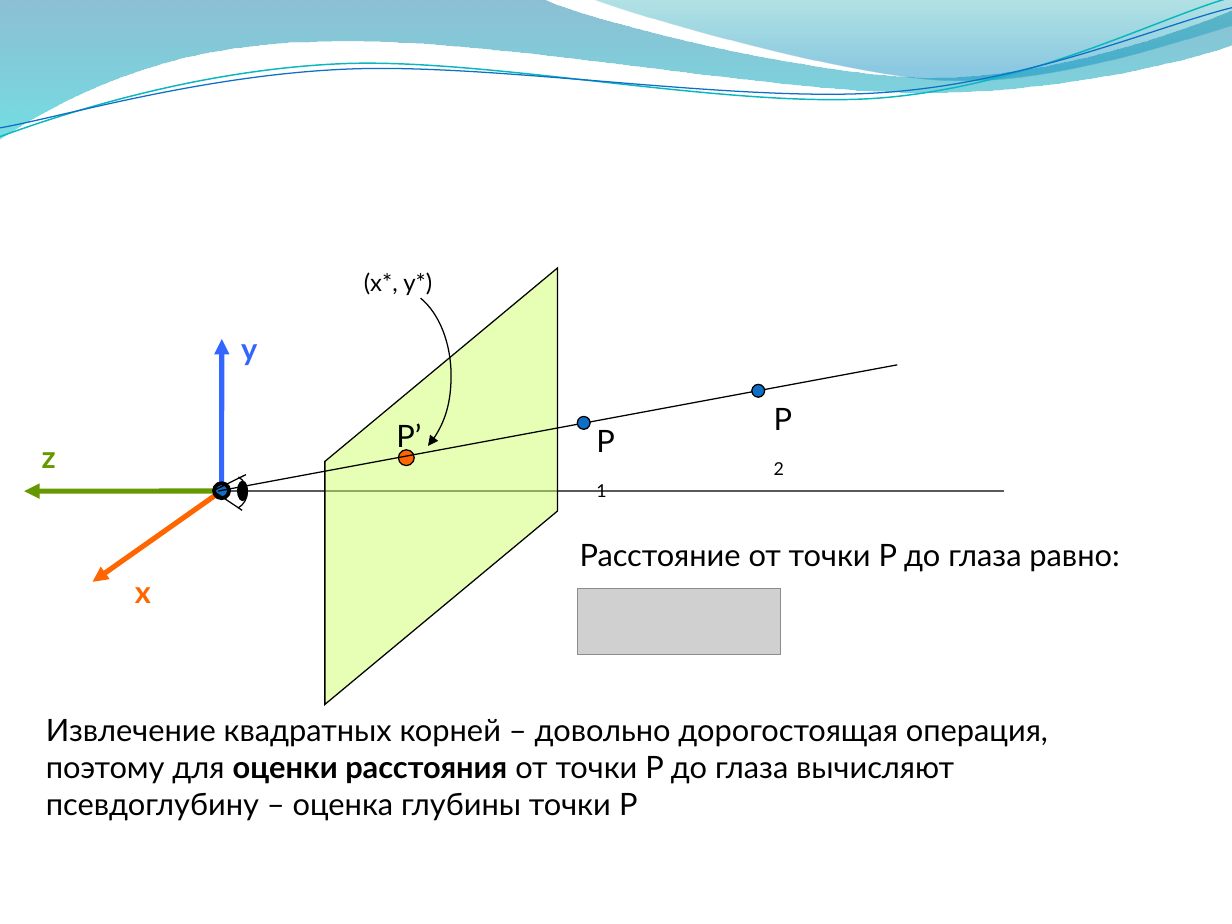
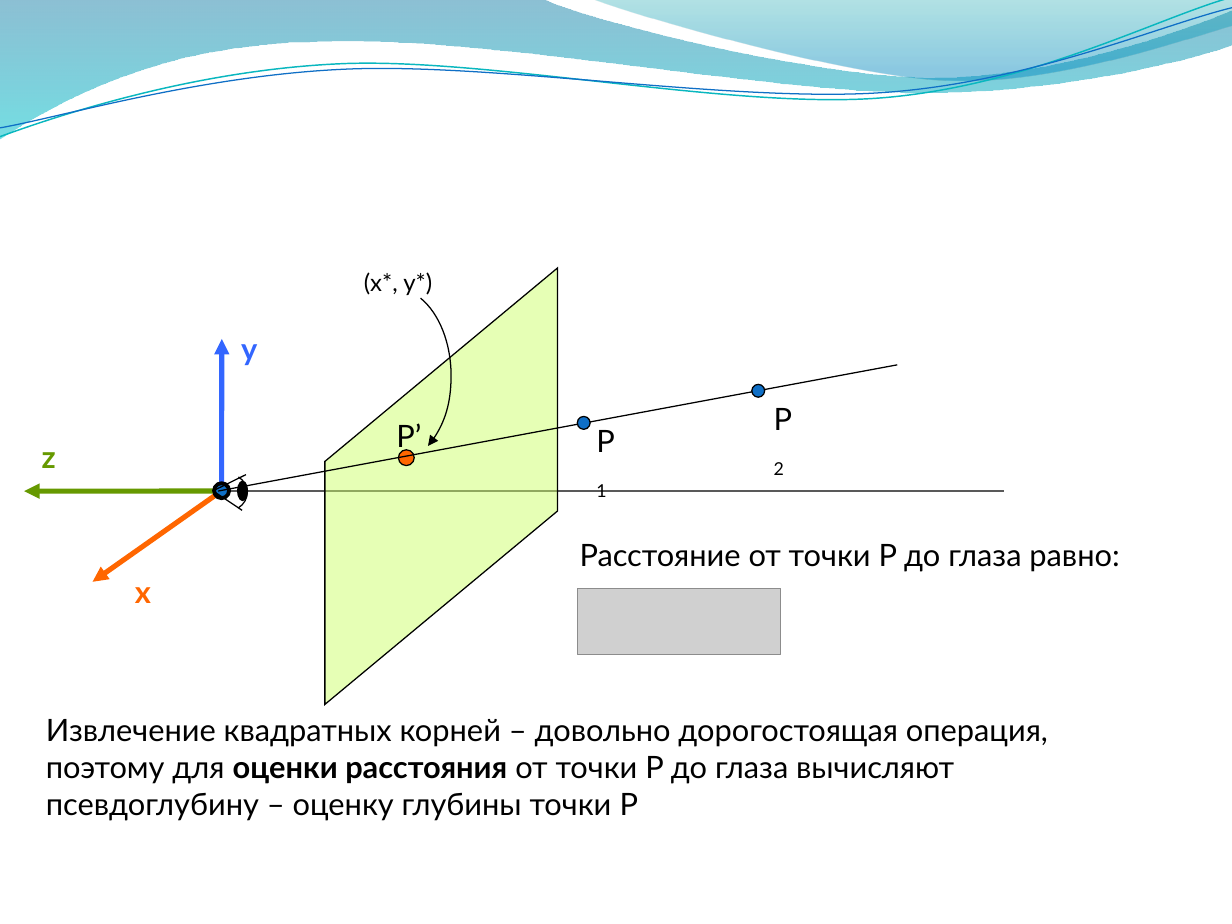
Before and after one commit to alexey-malov/cg-course, a slide deck: slide 130 of lectures/03 - Векторный анализ, трансформации и матрицы.pptx. Drawn at 1232x924 pixels with LibreOffice and Linux fonts; fonts in the diff are those of the drawing; grey boxes stand for pictures; background and template pictures are left out. Boxes give left, top, right and bottom in pixels: in the first picture for what was removed or moved away, otherwise in the second. Text is boxed around its words. In the diff, an @@ line names an element or a change of style, - is before the commit and + after.

```diff
--- a/lectures/03 - Векторный анализ, трансформации и матрицы.pptx
+++ b/lectures/03 - Векторный анализ, трансформации и матрицы.pptx
@@ text at (46,719,1048,821): text changed @@
-Извлечение квадратных корней – довольно дорогостоящая операция, поэтому для оценки расстояния от точки P до глаза вычисляют псевдоглубину – оценка глубины точки P
+Извлечение квадратных корней – довольно дорогостоящая операция, поэтому для оценки расстояния от точки P до глаза вычисляют псевдоглубину – оценку глубины точки P
```
Also in this commit, not shown: 19 other slides changed, 1 slide removed.
